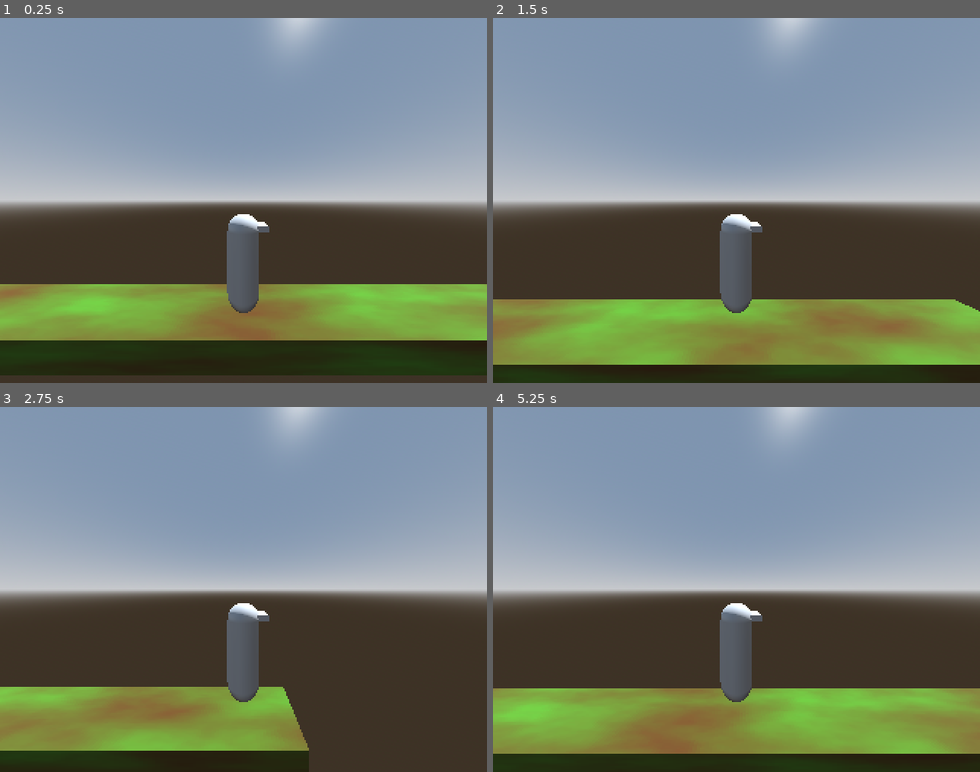
Above: before the commit, frames 1-4 (two rows, left to right).
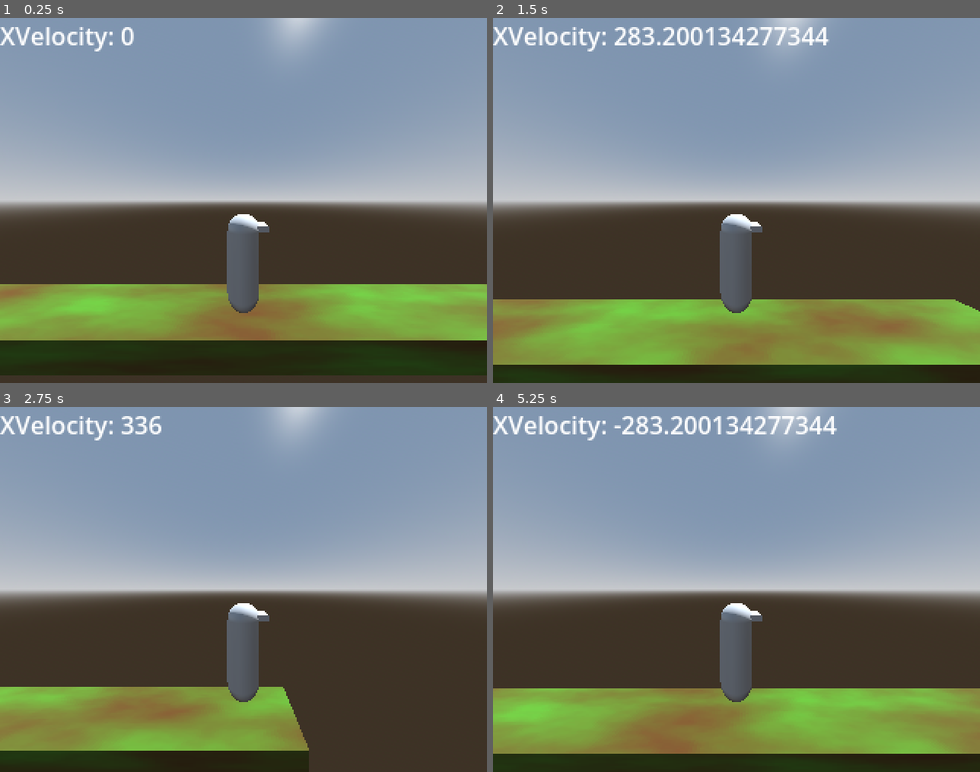
Above: after the commit, the same moments.

Repository: Eliasdbr/3DSideScrollerShooter
Game: Godot game, scene res://scenes/world.tscn
Same seed, same stepped clock (60 frames per second), same inputs: the game is played once before the commit and once after it.
Inputs:
- Up to frame 1 (0.25 s): no input
- Up to frame 2 (1.5 s): tap Enter at 0.5 s; hold D (Right) 0.53-1.28 s; hold Ctrl (Shoot) 0.53-1.28 s; tap Space (Jump) at 0.77 s; hold S (Down) from 1.28 s (still down); tap Ctrl (Shoot) at 1.35 s
- Up to frame 3 (2.75 s): tap Space (Jump) at 1.52, 2 s; release S (Down) at 2.03 s; hold D (Right) from 2.03 s (still down); hold Ctrl (Shoot) from 2.03 s (still down)
- Up to frame 4 (5.25 s): release D (Right) at 2.78 s; release Ctrl (Shoot) at 2.78 s; hold W (Up) 2.78-3.53 s; tap Ctrl (Shoot) at 2.85, 4.35 s; tap Space (Jump) at 3.02, 3.77, 4.52 s; hold Ctrl (Shoot) 3.53-4.28 s; hold A (Left) 3.53-5.03 s; hold S (Down) from 5.03 s (still down); hold Ctrl (Shoot) from 5.03 s (still down)

The runs differ from the first frame. In frame 1, 0.6% of the frame differs, in the area x 0-28%, y 2-10%; in frame 2, 1.6%; in frame 3, 0.8%; in frame 4, 1.6%, in the area x 0-71%, y 2-10%.

Commit message:
Added on-screen debug info capabilities

Diff:
--- a/components/CharacterMovement.gd
+++ b/components/CharacterMovement.gd
@@ -55,7 +55,7 @@
 
 
 func _ready():
-	pass
+	DebugUI.addValue("XVelocity", vel.x)
 
 func _physics_process(delta):
 	# Gravity
@@ -64,5 +64,7 @@
 	else:
 		vel += parent.get_gravity()
 
+	DebugUI.updateValue("XVelocity", vel.x)
+
 	parent.velocity = vel * delta
 	parent.move_and_slide()
--- a/project.godot
+++ b/project.godot
@@ -15,6 +15,10 @@
 config/features=PackedStringArray("4.3", "GL Compatibility")
 config/icon="res://icon.svg"
 
+[autoload]
+
+DebugUI="*res://scripts/debug.gd"
+
 [display]
 
 window/size/viewport_width=320
@@ -27,6 +31,10 @@
 [filesystem]
 
 import/blender/enabled=false
+
+[global_group]
+
+DebugItems="List of labels for debug data"
 
 [input]
 
--- a/scenes/world.tscn
+++ b/scenes/world.tscn
@@ -101,3 +101,18 @@
 [node name="InputHandler" type="Node" parent="Player" node_paths=PackedStringArray("movement_component")]
 script = ExtResource("2_7st26")
 movement_component = NodePath("../CharacterMovement")
+
+[node name="CanvasLayer" type="CanvasLayer" parent="."]
+
+[node name="DebugInfo" type="Control" parent="CanvasLayer"]
+layout_mode = 3
+anchors_preset = 15
+anchor_right = 1.0
+anchor_bottom = 1.0
+grow_horizontal = 2
+grow_vertical = 2
+
+[node name="DebugItems" type="VBoxContainer" parent="CanvasLayer/DebugInfo" groups=["DebugItems"]]
+layout_mode = 0
+offset_right = 40.0
+offset_bottom = 40.0
--- /dev/null
+++ b/scripts/debug.gd
@@ -0,0 +1,33 @@
+extends Node
+
+var debug_data: Dictionary = {}
+var debug_nodes: Dictionary = {}
+
+func addValue(keyName: String, value) -> void:
+	var debug_items: VBoxContainer = get_tree().get_first_node_in_group("DebugItems")
+
+	debug_data[keyName] = value
+
+	# Add its correspondent label
+	var label = Label.new()
+	label.text = "%s: %s" % [keyName, value]
+	debug_nodes[keyName] = label
+	debug_items.add_child(label)
+
+func updateValue(keyName: String, newValue) -> void:
+	if not debug_data.has(keyName): return
+
+	var debug_items: VBoxContainer = get_tree().get_first_node_in_group("DebugItems")
+
+	debug_data[keyName] = newValue
+	# Add its correspondent label
+	var label = debug_nodes[keyName]
+	label.text = "%s: %s" % [keyName, newValue]
+
+func removeValue(keyName: String) -> void:
+	if not debug_data.has(keyName): return
+
+	debug_data.erase(keyName)
+
+	debug_nodes[keyName].queue_free()
+	debug_nodes.erase(keyName)
